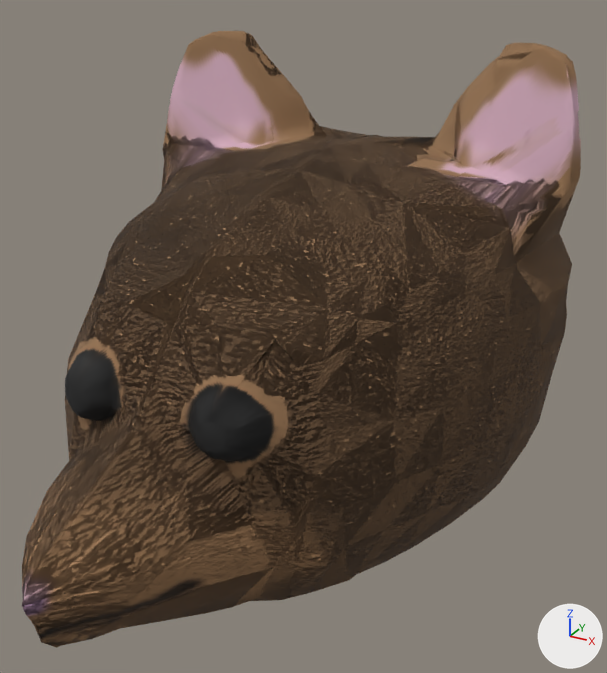
The Blender file blender/ricky.blend, before and after one commit.
Before and after are seen from a 50 mm camera at (16.9, -32.2, 15.8) aimed at (1.0, -3.4, 1.4). The lights are fixed; the arrows at lower right show +X, +Y and +Z.

Objects in the first picture: 'ricky'.
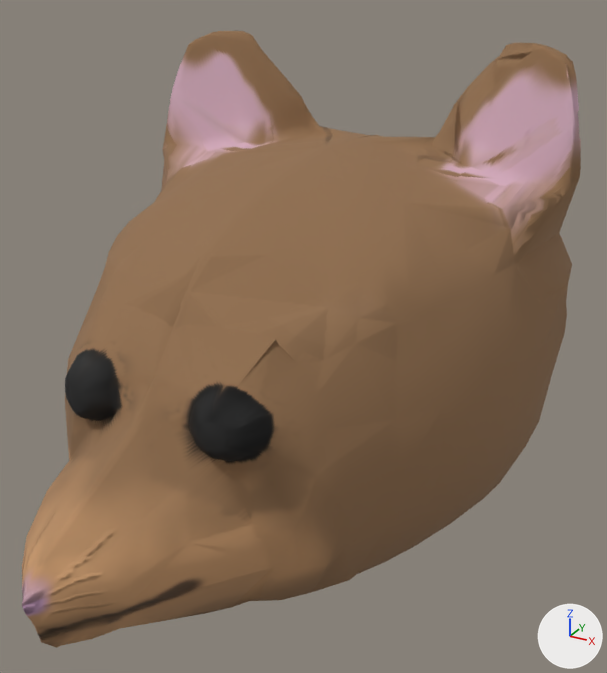
Where the change shows, as pixel boxes [x1, y1, x2, y2] in the pictures (607 x 673 px):
'ricky', surface changed
    both: [22, 31, 573, 648]

The change, as a list of edits to the scene's bpy script:
```text
Change mat_material_002:
    remove # nodes: BsdfPrincipled, Displacement, Invert, Math, NormalMap x2, OutputMaterial, TexCoord, TexImage x5
    nodes: BsdfPrincipled, Invert, NormalMap, OutputMaterial, TexCoord, TexImage x3
    remove # uses the picture img_ricky_fur_png
    remove # uses the picture img_turbulence_png
```
